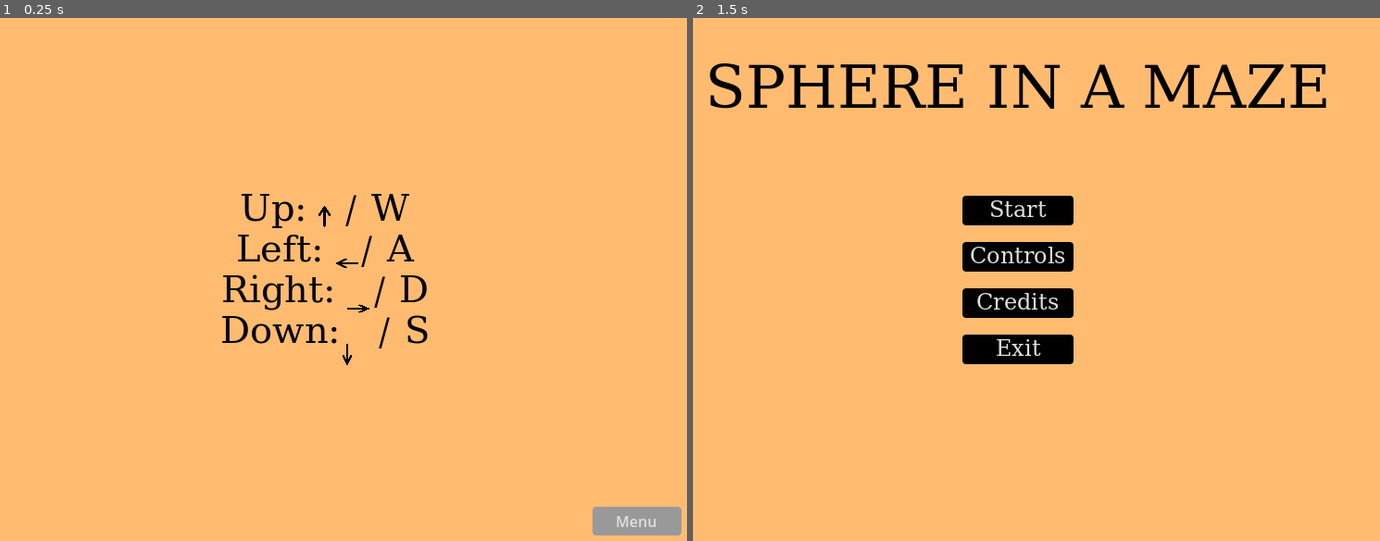
Above: before the commit, frames 1-2 (left to right).
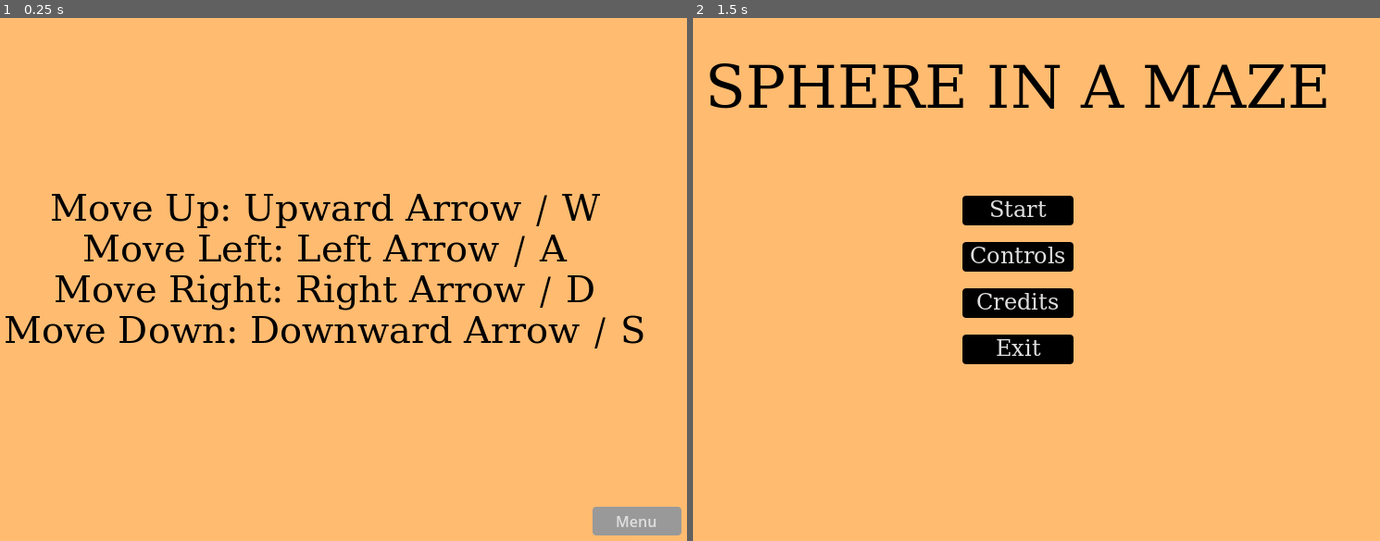
Above: after the commit, the same moments.

Repository: tautminas/sphere-in-a-maze
Game: Godot game, scene res://Menu/controls.tscn
The game is run twice, just before and just after one commit, with the same random seed, the same clock (stepped at 60 frames per second) and the same inputs. This scene is started directly instead of the project's main scene.
Inputs:
- Up to frame 1 (0.25 s): no input
- Up to frame 2 (1.5 s): tap Enter at 0.5 s; hold Right (right) 0.53-1.25 s; tap Space (jump) at 0.77 s; click "Menu" at 1.25 s

The runs differ from the first frame. In frame 1, 5.7% of the frame differs, in the area x 0-94%, y 33-67%; in frame 2, nothing differs.

Commit message:
Update the label of controls

Diff:
--- a/Menu/controls.tscn
+++ b/Menu/controls.tscn
@@ -1,11 +1,7 @@
-[gd_scene load_steps=10 format=3 uid="uid://dm50d1quf53qc"]
+[gd_scene load_steps=6 format=3 uid="uid://dm50d1quf53qc"]
 
 [ext_resource type="Script" path="res://Menu/controls.gd" id="1_trj6f"]
 [ext_resource type="Texture2D" uid="uid://yxbr0ghdt4ys" path="res://Menu/background.png" id="2_yrn6f"]
-[ext_resource type="Texture2D" uid="uid://qsdtqwl82us" path="res://arrow-up.svg" id="3_wb60y"]
-[ext_resource type="Texture2D" uid="uid://bqvchol65r35m" path="res://arrow-down.svg" id="4_g2bei"]
-[ext_resource type="Texture2D" uid="uid://bt5ff5uoubkor" path="res://arrow-left.svg" id="5_60bbx"]
-[ext_resource type="Texture2D" uid="uid://bej0sf3hqy16u" path="res://arrow-right.svg" id="6_dv8uu"]
 
 [sub_resource type="SystemFont" id="SystemFont_gqbmd"]
 font_names = PackedStringArray("Monospace")
@@ -59,48 +55,12 @@
 theme_override_colors/font_color = Color(0, 0, 0, 1)
 theme_override_fonts/font = SubResource("SystemFont_gqbmd")
 theme_override_font_sizes/font_size = 40
-text = "Up:   / W
-Left:   / A
-Right:   / D
-Down:   / S"
+text = "Move Up: Upward Arrow / W
+Move Left: Left Arrow / A
+Move Right: Right Arrow / D
+Move Down: Downward Arrow / S"
 horizontal_alignment = 1
 vertical_alignment = 1
-
-[node name="ArrowUp" type="TextureRect" parent="MarginContainer/Label"]
-layout_mode = 0
-offset_left = 381.0
-offset_top = 14.0
-offset_right = 394.0
-offset_bottom = 41.0
-texture = ExtResource("3_wb60y")
-expand_mode = 1
-
-[node name="ArrowDown" type="TextureRect" parent="MarginContainer/Label"]
-layout_mode = 0
-offset_left = 407.0
-offset_top = 163.0
-offset_right = 417.0
-offset_bottom = 190.0
-texture = ExtResource("4_g2bei")
-expand_mode = 1
-
-[node name="ArrowLeft" type="TextureRect" parent="MarginContainer/Label"]
-layout_mode = 0
-offset_left = 400.0
-offset_top = 71.0
-offset_right = 424.0
-offset_bottom = 85.0
-texture = ExtResource("5_60bbx")
-expand_mode = 1
-
-[node name="ArrowRight" type="TextureRect" parent="MarginContainer/Label"]
-layout_mode = 0
-offset_left = 412.0
-offset_top = 121.0
-offset_right = 436.0
-offset_bottom = 133.0
-texture = ExtResource("6_dv8uu")
-expand_mode = 1
 
 [node name="MenuButton" type="Button" parent="."]
 layout_mode = 1
--- a/arrow-down.svg
+++ /dev/null
@@ -1 +0,0 @@
-<svg xmlns="http://www.w3.org/2000/svg" viewBox="0 0 384 512"><!--!Font Awesome Free 6.5.2 by @fontawesome - https://fontawesome.com License - https://fontawesome.com/license/free Copyright 2024 Fonticons, Inc.--><path d="M169.4 470.6c12.5 12.5 32.8 12.5 45.3 0l160-160c12.5-12.5 12.5-32.8 0-45.3s-32.8-12.5-45.3 0L224 370.8 224 64c0-17.7-14.3-32-32-32s-32 14.3-32 32l0 306.7L54.6 265.4c-12.5-12.5-32.8-12.5-45.3 0s-12.5 32.8 0 45.3l160 160z"/></svg>
--- a/arrow-left.svg
+++ /dev/null
@@ -1 +0,0 @@
-<svg xmlns="http://www.w3.org/2000/svg" viewBox="0 0 448 512"><!--!Font Awesome Free 6.5.2 by @fontawesome - https://fontawesome.com License - https://fontawesome.com/license/free Copyright 2024 Fonticons, Inc.--><path d="M9.4 233.4c-12.5 12.5-12.5 32.8 0 45.3l160 160c12.5 12.5 32.8 12.5 45.3 0s12.5-32.8 0-45.3L109.2 288 416 288c17.7 0 32-14.3 32-32s-14.3-32-32-32l-306.7 0L214.6 118.6c12.5-12.5 12.5-32.8 0-45.3s-32.8-12.5-45.3 0l-160 160z"/></svg>
--- a/arrow-right.svg
+++ /dev/null
@@ -1 +0,0 @@
-<svg xmlns="http://www.w3.org/2000/svg" viewBox="0 0 448 512"><!--!Font Awesome Free 6.5.2 by @fontawesome - https://fontawesome.com License - https://fontawesome.com/license/free Copyright 2024 Fonticons, Inc.--><path d="M438.6 278.6c12.5-12.5 12.5-32.8 0-45.3l-160-160c-12.5-12.5-32.8-12.5-45.3 0s-12.5 32.8 0 45.3L338.8 224 32 224c-17.7 0-32 14.3-32 32s14.3 32 32 32l306.7 0L233.4 393.4c-12.5 12.5-12.5 32.8 0 45.3s32.8 12.5 45.3 0l160-160z"/></svg>
--- a/arrow-up.svg
+++ /dev/null
@@ -1 +0,0 @@
-<svg xmlns="http://www.w3.org/2000/svg" viewBox="0 0 384 512"><!--!Font Awesome Free 6.5.2 by @fontawesome - https://fontawesome.com License - https://fontawesome.com/license/free Copyright 2024 Fonticons, Inc.--><path d="M214.6 41.4c-12.5-12.5-32.8-12.5-45.3 0l-160 160c-12.5 12.5-12.5 32.8 0 45.3s32.8 12.5 45.3 0L160 141.2V448c0 17.7 14.3 32 32 32s32-14.3 32-32V141.2L329.4 246.6c12.5 12.5 32.8 12.5 45.3 0s12.5-32.8 0-45.3l-160-160z"/></svg>
Not shown, removed: arrow-down.svg.import
Not shown, removed: arrow-left.svg.import
Not shown, removed: arrow-right.svg.import
Not shown, removed: arrow-up.svg.import
